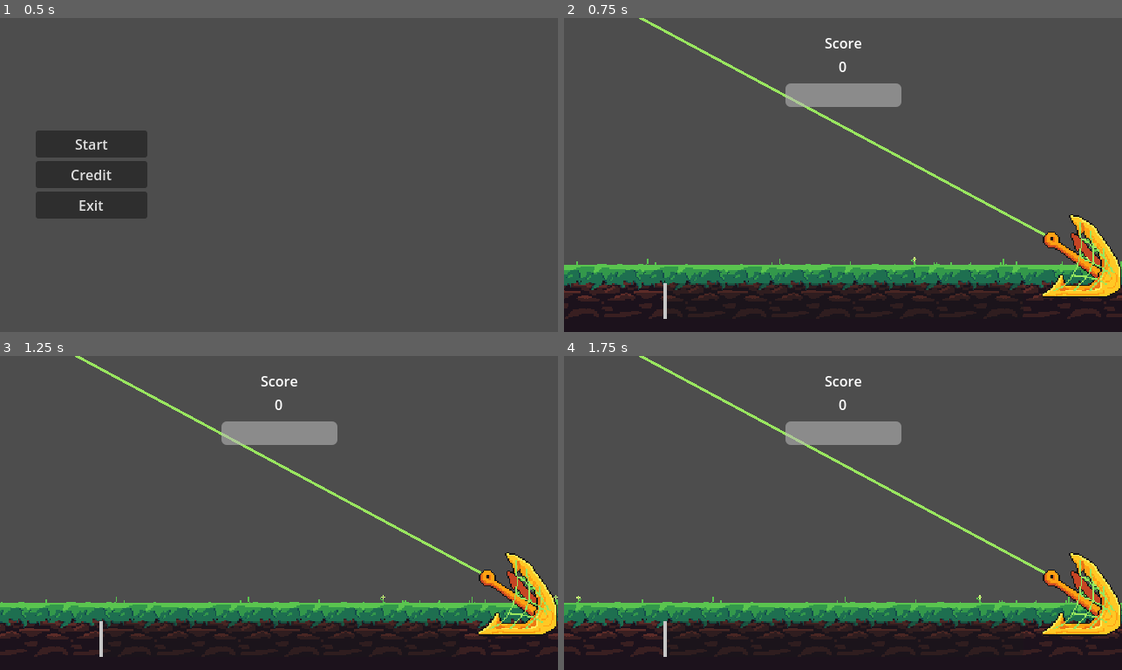
Above: before the commit, frames 1-4 (two rows, left to right).
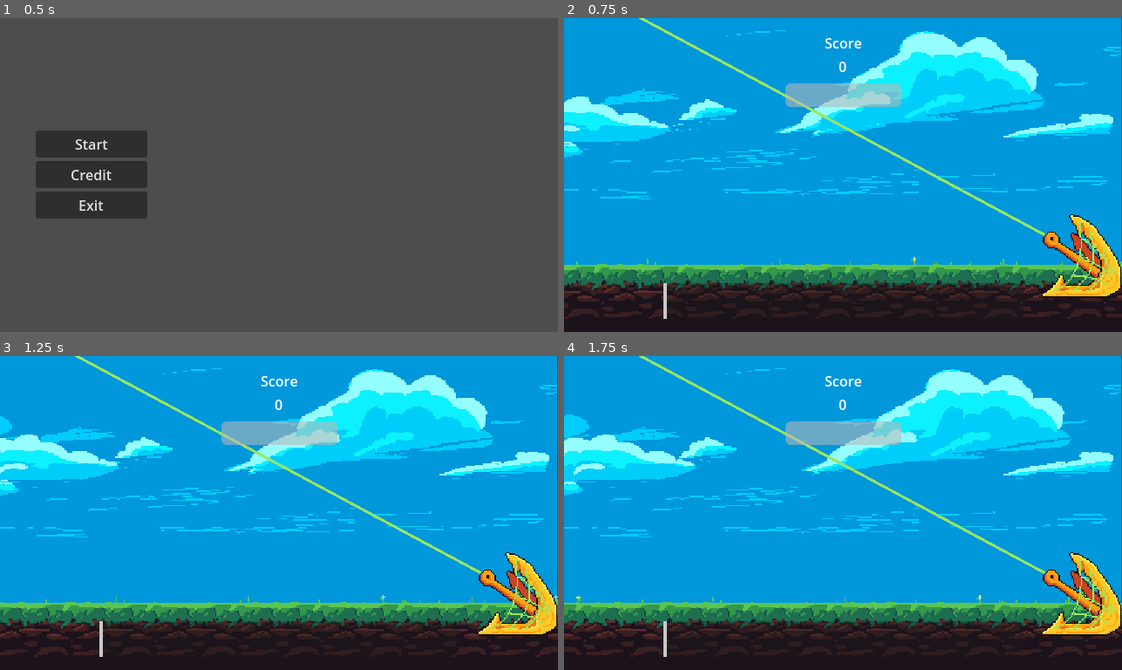
Above: after the commit, the same moments.

Repository: Tenes/mini-jam-153
Game: Godot game, scene res://Scenes/main_menu_scene.tscn
Same seed, same stepped clock (60 frames per second), same inputs: the game is played once before the commit and once after it.
Inputs (mouse positions are in pixels of both pictures, inside the frame that each line leads up to):
- Up to frame 1 (0.5 s): no input
- Up to frame 2 (0.75 s): click "Start" at 0.5 s
- Up to frame 3 (1.25 s): no input
- Up to frame 4 (1.75 s): move the mouse to (965, 497) at 1.27 s; click (965, 497) at 1.35 s

Frame 1 is identical in both runs. In frame 2, 77% of the frame differs, in the area x 0-100%, y 0-79%; in frame 3, 77%; in frame 4, 77%.

Commit message:
Added backg

Diff:
--- a/Models/Decor/parallax_container_node_2d.tscn
+++ b/Models/Decor/parallax_container_node_2d.tscn
@@ -1,8 +1,20 @@
-[gd_scene load_steps=4 format=3 uid="uid://de4oqte1nvre1"]
+[gd_scene load_steps=8 format=3 uid="uid://de4oqte1nvre1"]
 
 [ext_resource type="Script" path="res://Models/Decor/parallax_container_node_2d.gd" id="1_c7ftj"]
 [ext_resource type="Script" path="res://Models/Decor/ParallaxNode2D.gd" id="2_viebs"]
 [ext_resource type="Texture2D" uid="uid://cwayb2pr4n7vf" path="res://Assets/Terrain_01.png" id="3_rjq0u"]
+[ext_resource type="Texture2D" uid="uid://l5ppy8xun0yt" path="res://Assets/BackgroundCloud_02.png" id="4_e6oyt"]
+[ext_resource type="Texture2D" uid="uid://c44p5qb02fqiv" path="res://Assets/BackgroundCloud_01.png" id="5_hbygc"]
+
+[sub_resource type="Gradient" id="Gradient_ypxv4"]
+colors = PackedColorArray(0, 0.596078, 0.862745, 1, 0, 0.596078, 0.862745, 1)
+
+[sub_resource type="GradientTexture2D" id="GradientTexture2D_wwn8x"]
+gradient = SubResource("Gradient_ypxv4")
+width = 44
+height = 34
+fill = 1
+fill_from = Vector2(0, 1)
 
 [node name="ParallaxContainerNode2D" type="Node2D"]
 script = ExtResource("1_c7ftj")
@@ -15,3 +27,32 @@
 [node name="Terrain01" type="Sprite2D" parent="ParallaxNode2D"]
 position = Vector2(320, 383)
 texture = ExtResource("3_rjq0u")
+
+[node name="ParallaxNode2D2" type="Node2D" parent="."]
+script = ExtResource("2_viebs")
+offset_scale = Vector2(0.2, 0)
+repeat = Vector2i(640, 0)
+
+[node name="Cloud01" type="Sprite2D" parent="ParallaxNode2D2"]
+z_index = -500
+position = Vector2(320, 234)
+texture = ExtResource("4_e6oyt")
+
+[node name="TextureRect" type="TextureRect" parent="."]
+z_index = -1000
+anchors_preset = 15
+anchor_right = 1.0
+anchor_bottom = 1.0
+offset_right = 640.0
+offset_bottom = 360.0
+grow_horizontal = 2
+grow_vertical = 2
+size_flags_horizontal = 3
+size_flags_vertical = 3
+mouse_filter = 2
+texture = SubResource("GradientTexture2D_wwn8x")
+
+[node name="BackgroundCloud01" type="Sprite2D" parent="."]
+z_index = -510
+texture = ExtResource("5_hbygc")
+centered = false
Binary file added: Assets/BackgroundCloud_01.png
Not shown, added: Assets/BackgroundCloud_01.png.import
Binary file added: Assets/BackgroundCloud_02.png
Not shown, added: Assets/BackgroundCloud_02.png.import
Binary file added: Assets/Background_01.aseprite
Binary file added: Assets/Background_01.png
Not shown, added: Assets/Background_01.png.import
